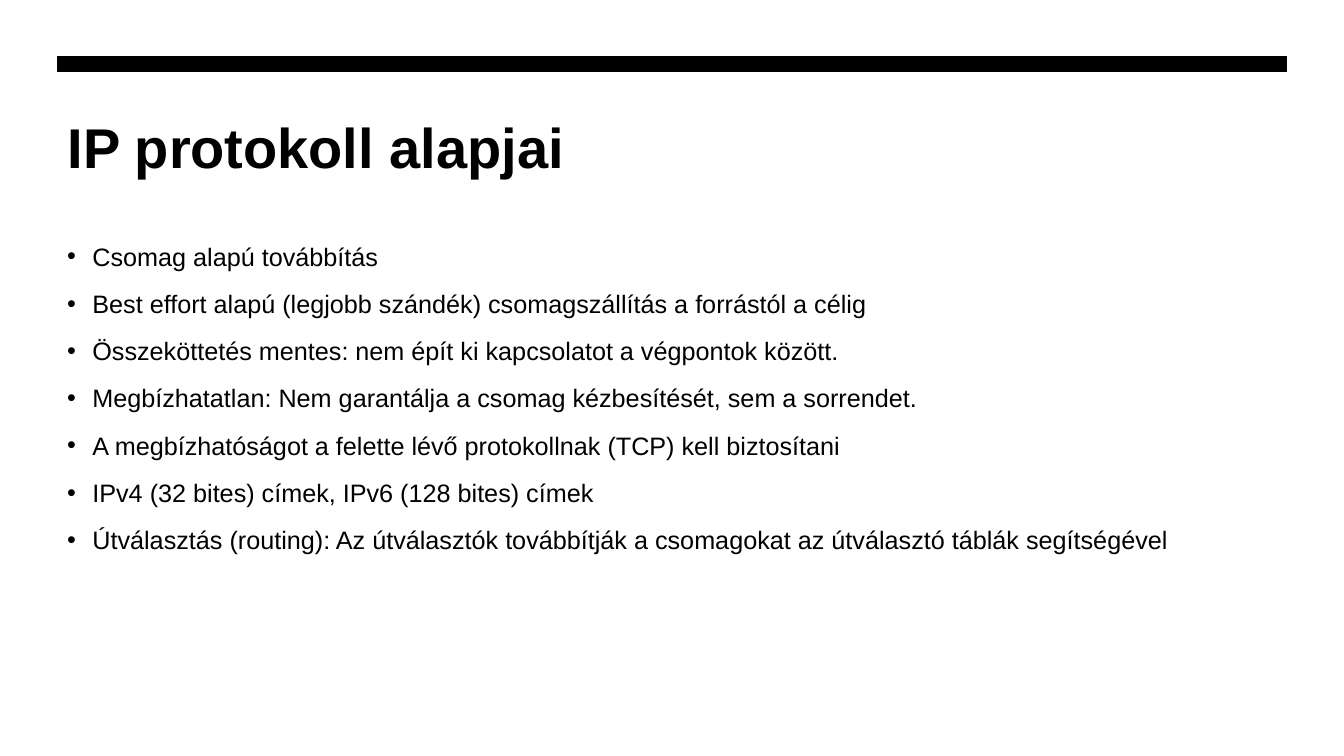
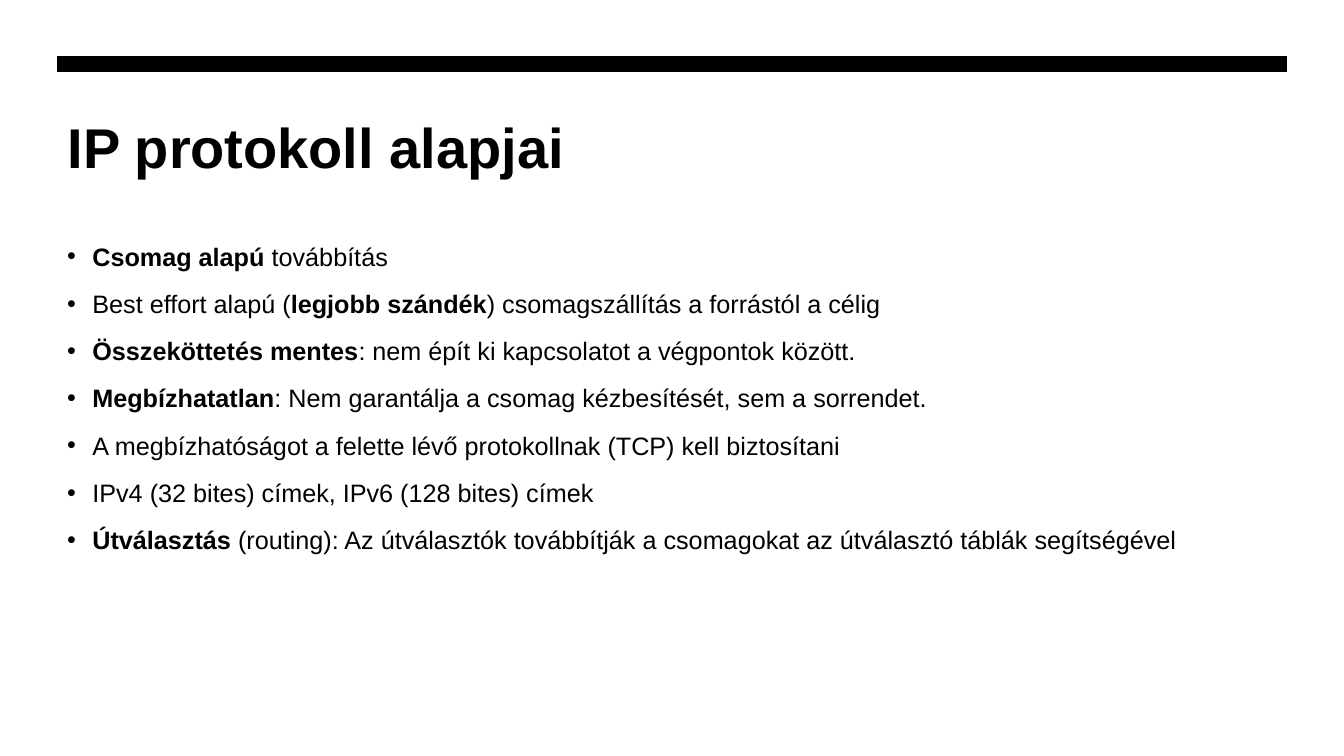
Before and after one commit to zbalogh/oe-internetes-alkalmazasok, a slide deck: slide 9 of 01/01_eloadas_internet_alapjai_tcp_ip.pptx. Drawn at 1344x756 pixels with LibreOffice and Linux fonts; fonts in the diff are those of the drawing. Boxes give left, top, right and bottom in pixels: in the first picture for what was removed or moved away, otherwise in the second. Text is boxed around its words. In the diff, an @@ line names an element or a change of style, - is before the commit and + after.

```diff
--- a/01/01_eloadas_internet_alapjai_tcp_ip.pptx
+++ b/01/01_eloadas_internet_alapjai_tcp_ip.pptx
@@ text at [92, 247, 1176, 555]: bold on in "Csomag alapú", "(legjobb szándék)", "Összeköttetés mentes:", "Megbízhatatlan:" and 1 more places @@
```
Also in this commit, not shown: 7 other slides changed, 3 other files.
